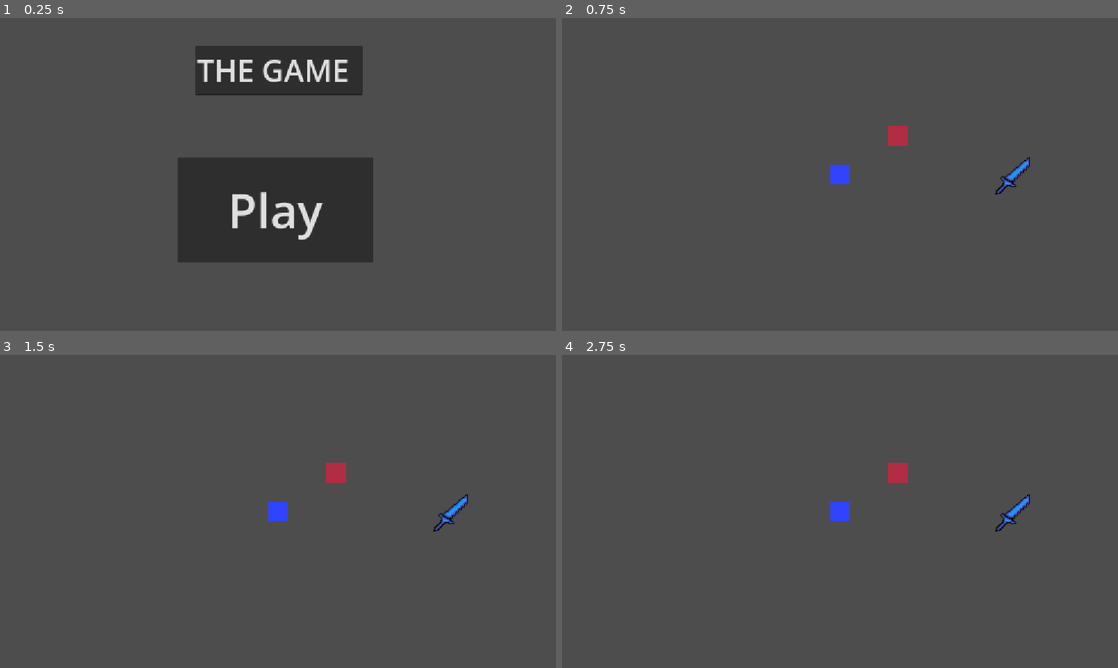
Above: before the commit, frames 1-4 (two rows, left to right).
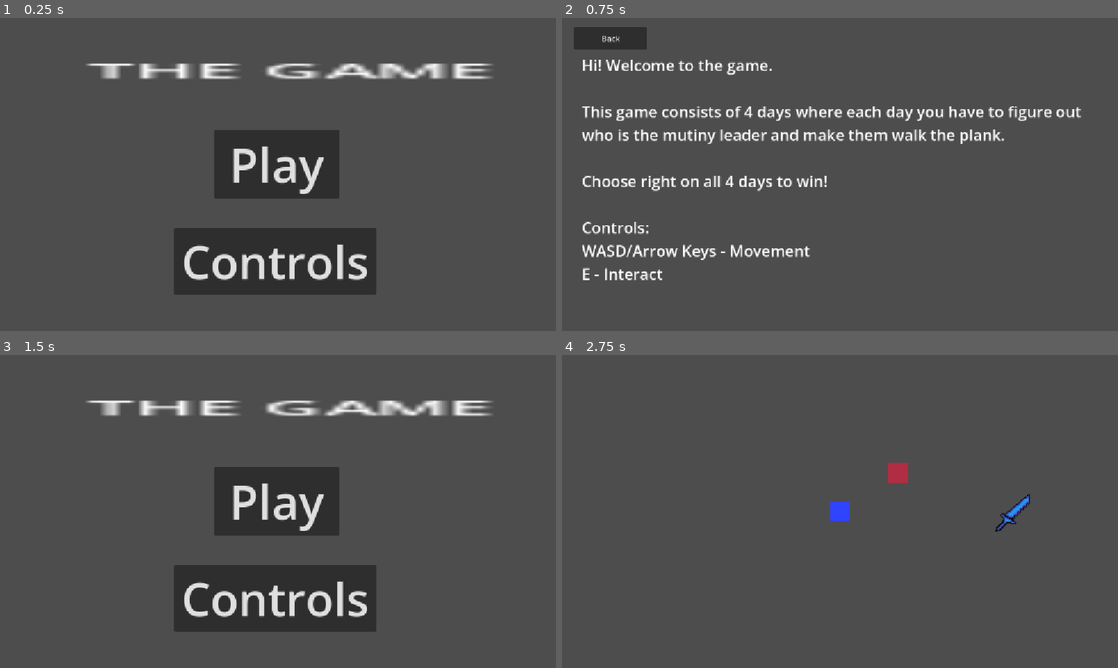
Above: after the commit, the same moments.

Repository: jlpt1212/Brackeys-Game-Jam-Project
Game: Godot game, scene res://Scenes/Title Screen.tscn
The game is run twice, just before and just after one commit, with the same random seed, the same clock (stepped at 60 frames per second) and the same inputs.
Inputs (mouse positions are in pixels of both pictures, inside the frame that each line leads up to):
- Up to frame 1 (0.25 s): no input
- Up to frame 2 (0.75 s): click (840, 262) at 0.5 s, where only the run after the commit has a clickable "Controls"
- Up to frame 3 (1.5 s): click (50, 373) at 1.25 s, where only the run after the commit has a clickable "Back"
- Up to frame 4 (2.75 s): click (840, 502) at 2 s, where only the run after the commit has a clickable "Play"

The runs differ from the first frame. In frame 1, 18% of the frame differs, in the area x 15-89%, y 8-89%; in frame 2, 6.9%; in frame 3, 15%; in frame 4, nothing differs.

Commit message:
Added rules and more stuff to the title screen
yippee

Diff:
--- a/Scenes/Title Screen.tscn
+++ b/Scenes/Title Screen.tscn
@@ -2,23 +2,62 @@
 
 [ext_resource type="Script" uid="uid://c4jd4t5w3nxaq" path="res://Scripts/title_screen.gd" id="1_po227"]
 
-[node name="Title Screen" type="Node2D" unique_id=106060841]
+[node name="Title Screen" type="Node2D" unique_id=106060841 node_paths=PackedStringArray("camera")]
 script = ExtResource("1_po227")
+camera = NodePath("Camera")
 
-[node name="Button" type="Button" parent="." unique_id=1538752723]
-offset_left = 368.0
-offset_top = 289.0
-offset_right = 773.0
-offset_bottom = 506.0
+[node name="Camera" type="Camera2D" parent="." unique_id=331246877]
+position = Vector2(574, 324)
+
+[node name="Title" type="Label" parent="." unique_id=1303896198]
+offset_left = 180.00002
+offset_top = 78.00001
+offset_right = 261.00003
+offset_bottom = 113.88526
+scale = Vector2(10.449621, 2.6194592)
+text = "THE GAME"
+
+[node name="Play Button" type="Button" parent="." unique_id=1538752723]
+offset_left = 442.0
+offset_top = 232.0
+offset_right = 701.0
+offset_bottom = 374.0
 theme_override_font_sizes/font_size = 98
 text = "Play"
 
-[node name="TextEdit" type="TextEdit" parent="." unique_id=508994076]
-offset_left = 404.0
-offset_top = 58.0
-offset_right = 752.0
-offset_bottom = 160.0
-theme_override_font_sizes/font_size = 63
-text = "THE GAME"
+[node name="Rules Button" type="Button" parent="." unique_id=959512481]
+offset_left = 359.0
+offset_top = 435.0
+offset_right = 778.0
+offset_bottom = 573.0
+theme_override_font_sizes/font_size = 95
+text = "Controls"
 
-[connection signal="pressed" from="Button" to="." method="_on_button_pressed"]
+[node name="Rules Text" type="Label" parent="." unique_id=1015022730]
+offset_left = 39.0
+offset_top = 723.00006
+offset_right = 1111.5192
+offset_bottom = 1200.0
+rotation = -0.00018949529
+theme_override_font_sizes/font_size = 32
+text = "Hi! Welcome to the game.
+
+This game consists of 4 days where each day you have to figure out
+who is the mutiny leader and make them walk the plank.
+
+Choose right on all 4 days to win!
+
+Controls:
+WASD/Arrow Keys - Movement
+E - Interact"
+
+[node name="Back Button" type="Button" parent="." unique_id=739194468]
+offset_left = 23.0
+offset_top = 667.0
+offset_right = 174.0
+offset_bottom = 713.0
+text = "Back"
+
+[connection signal="pressed" from="Play Button" to="." method="_on_play_button_pressed"]
+[connection signal="pressed" from="Rules Button" to="." method="_on_rules_button_pressed"]
+[connection signal="pressed" from="Back Button" to="." method="_on_back_button_pressed"]
--- a/Scripts/title_screen.gd
+++ b/Scripts/title_screen.gd
@@ -1,4 +1,14 @@
 extends Node2D
 
-func _on_button_pressed() -> void:
+@export var camera: Camera2D
+
+func _on_play_button_pressed() -> void:
 	get_tree().change_scene_to_file("res://Scenes/Game Scene.tscn")
+
+
+func _on_rules_button_pressed() -> void:
+	camera.position.y += 648
+
+
+func _on_back_button_pressed() -> void:
+	camera.position.y -= 648
Not shown, added: Scenes/Title Screen.tscn9843266656.tmp
Not shown, added: Scenes/Title Screen.tscn9849310636.tmp
